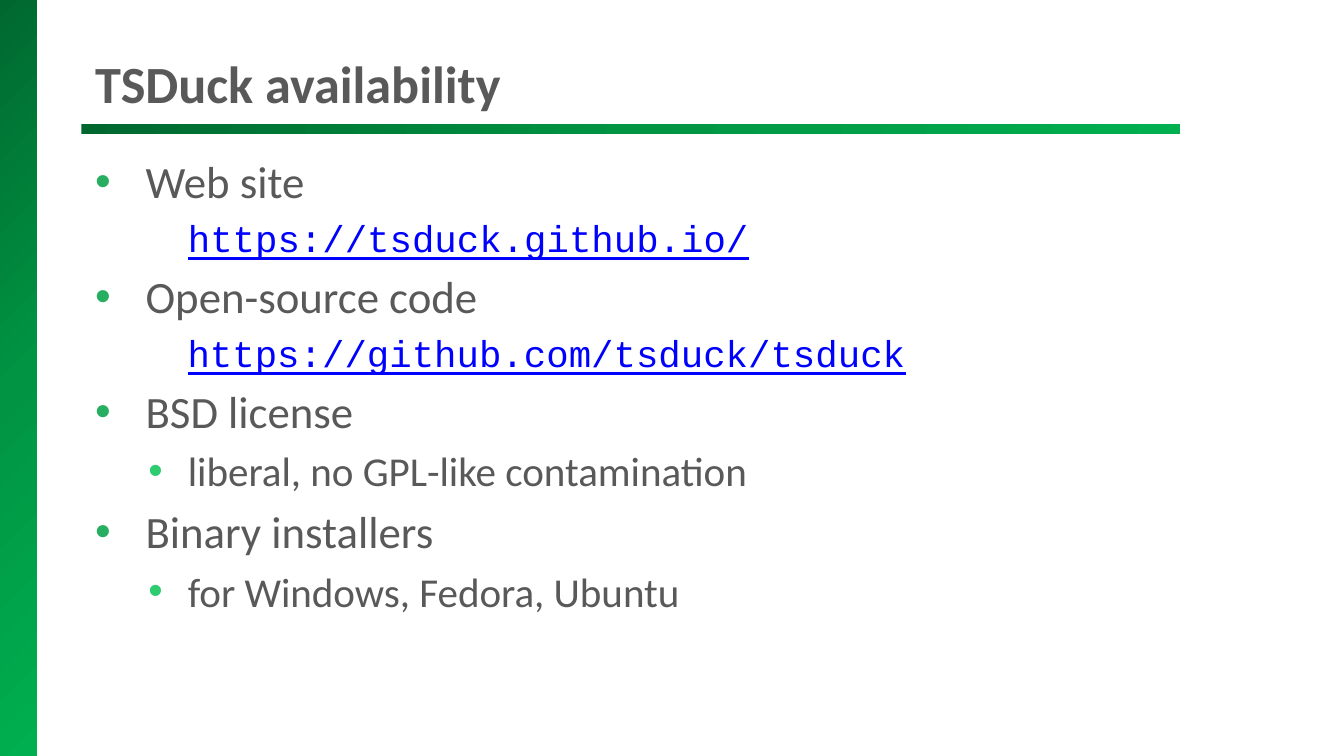
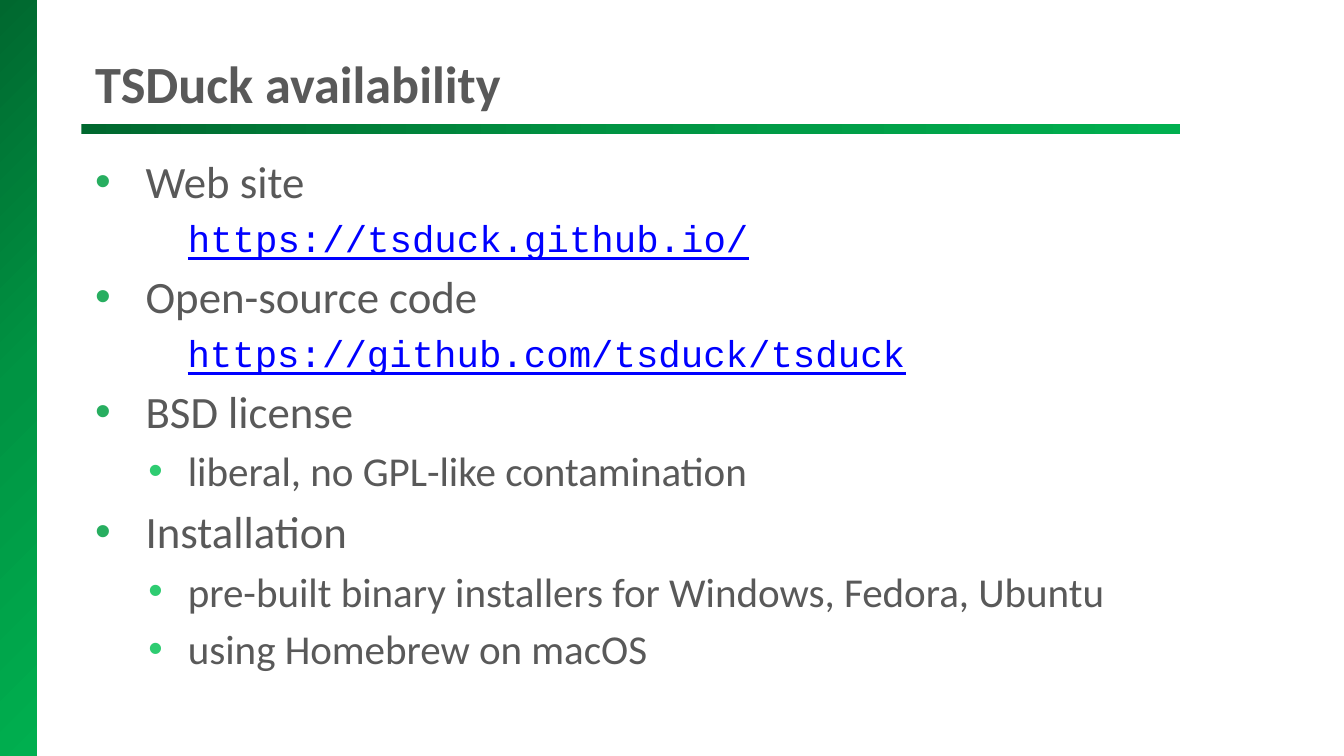
Before and after one commit to tsduck/tsduck, a slide deck: slide 5 of doc/tsduck-presentation.pptx. Drawn at 1344x756 pixels with LibreOffice and Linux fonts; fonts in the diff are those of the drawing; background and template pictures are left out. Boxes give left, top, right and bottom in pixels: in the first picture for what was removed or moved away, otherwise in the second. Text is boxed around its words. In the diff, an @@ line names an element or a change of style, - is before the commit and + after.

```diff
--- a/doc/tsduck-presentation.pptx
+++ b/doc/tsduck-presentation.pptx
@@ text at [146, 517, 1104, 671]: text changed @@
-• Binary installers
-  • for Windows, Fedora, Ubuntu
+• Installation
+  • pre-built binary installers for Windows, Fedora, Ubuntu
+  • using Homebrew on macOS
```
Also in this commit, not shown: 1 other slide changed, 3 other files.
